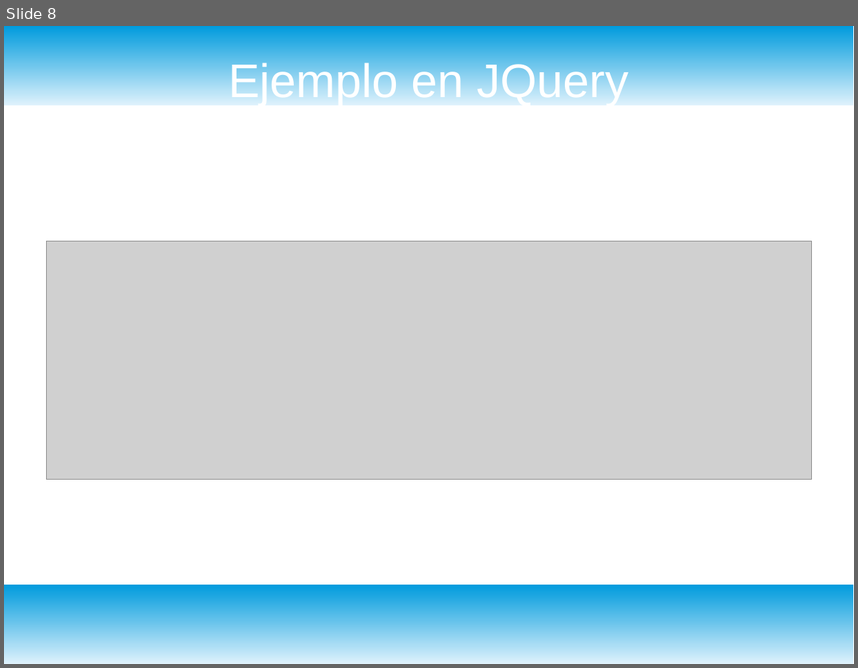
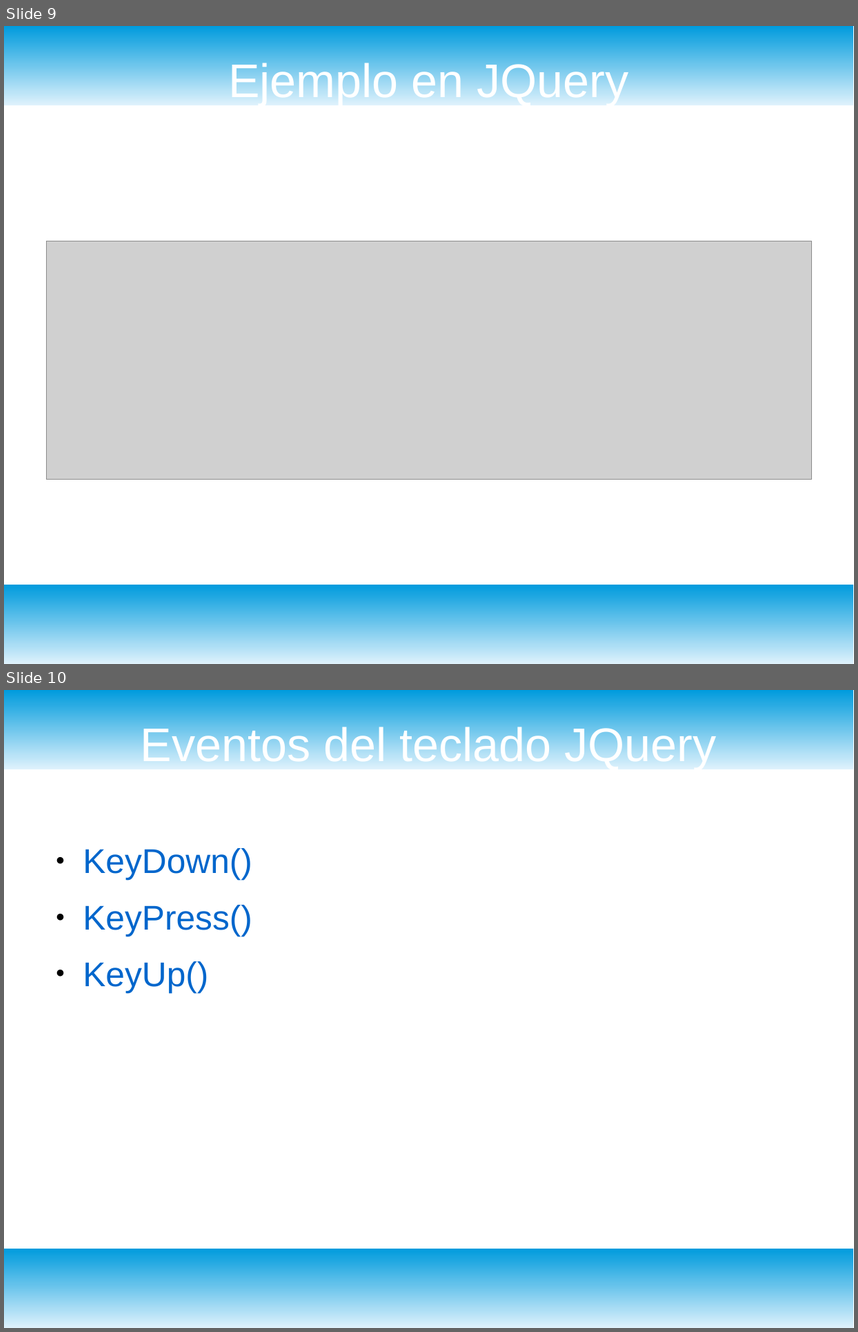
Before and after one commit to alan2h/dydweb, a slide deck: jquery/presentacion.odp. Shown one above the other, each under a label of ours: slide 8 before the commit, slides 9 and 10 after it. The pictures are 858x668 and 858x1332 pixels, drawn with LibreOffice and Linux fonts; fonts in the diff are those of the drawing; grey boxes stand for pictures. Boxes give left, top, right and bottom in pixels: in the first picture for what was removed or moved away, otherwise in the second. Text is boxed around its words. In the diff, an @@ line names an element or a change of style, - is before the commit and + after.

```diff
--- a/jquery/presentacion.odp
+++ b/jquery/presentacion.odp
@@ slide 10 added at [4,690,854,1328], background #FFFFFF; not listed: 2 template elements that a slide beside it also shows @@
@@ title added at [141,723,716,769], 44 pt, text #FFFFFF @@
+Eventos del teclado JQuery
@@ text added at [83,848,252,992], 32 pt, text #0066CC @@
+● KeyDown()
+● KeyPress()
+● KeyUp()
@@ what was slide 8 is now slide 9 @@
```
Also in this commit, not shown: 1 other slide added, 3 other files.
